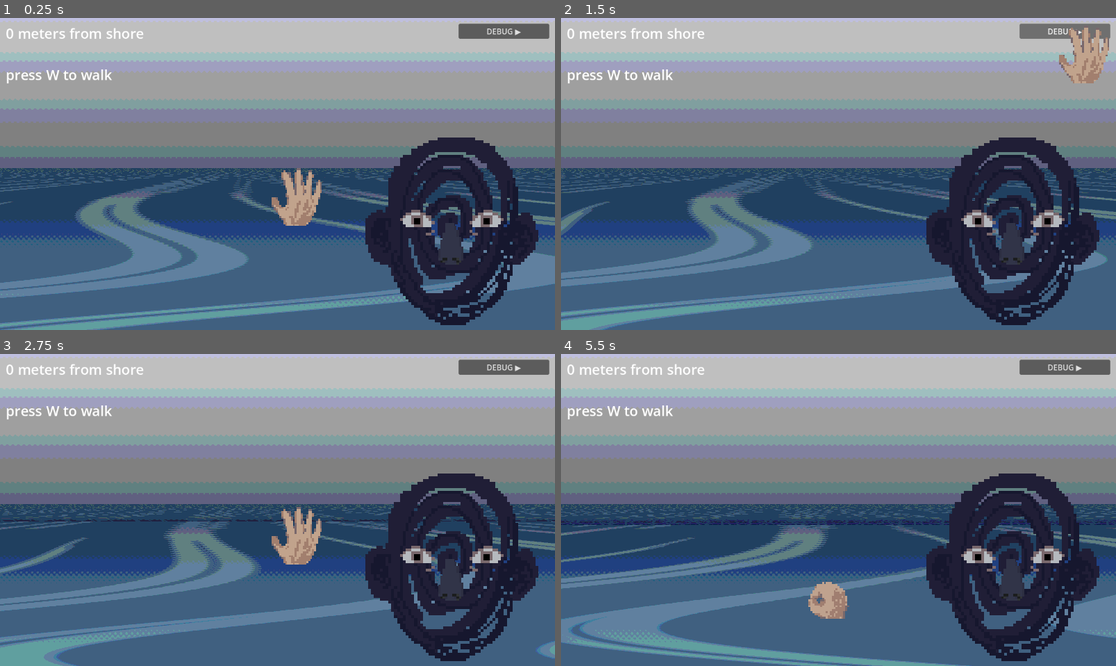
Above: before the commit, frames 1-4 (two rows, left to right).
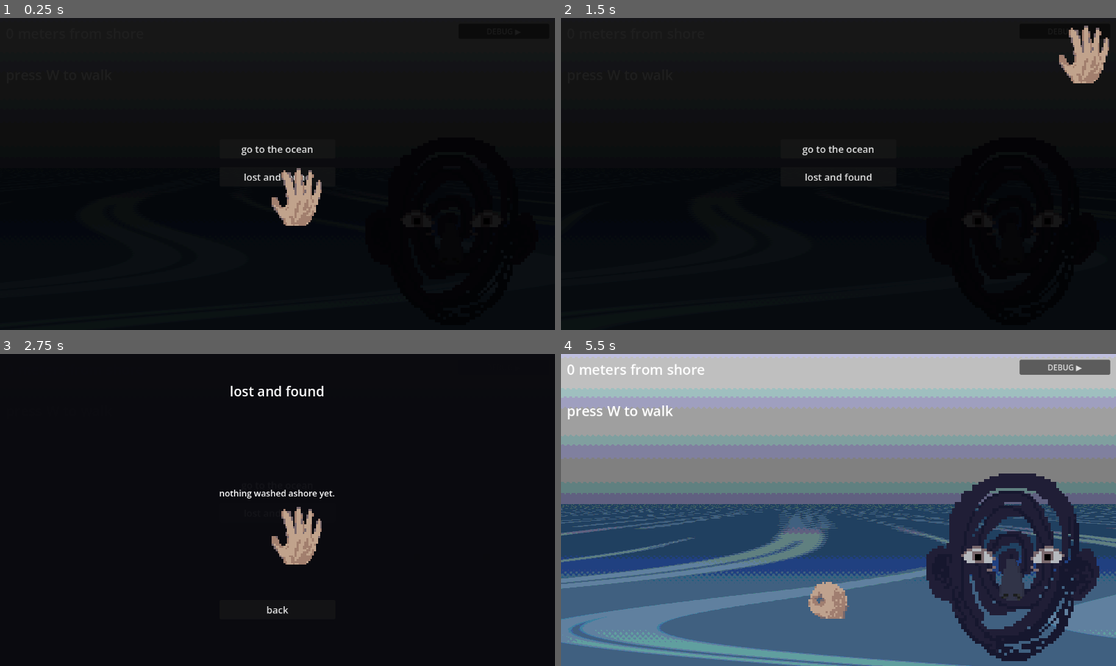
Above: after the commit, the same moments.

Repository: siyangsun/the-glimmering
Game: Godot game, scene res://scenes/Main.tscn
The game is run twice, just before and just after one commit, with the same random seed, the same clock (stepped at 60 frames per second) and the same inputs.
Inputs (mouse positions are in pixels of both pictures, inside the frame that each line leads up to):
- Up to frame 1 (0.25 s): no input
- Up to frame 2 (1.5 s): click "DEBUG ▶" at 0.5 s; click "DEBUG ▼" (after the commit: "DEBUG ▶") at 1.25 s
- Up to frame 3 (2.75 s): click (277, 513) at 2 s, where only the run after the commit has a clickable "lost and found"
- Up to frame 4 (5.5 s): click (838, 609) at 2.75 s, where only the run after the commit has a clickable "back"; click (838, 485) at 3.5 s, where only the run after the commit has a clickable "go to the ocean"; tap W (walk_forward) at 4.25 s; move the mouse to (960, 494) at 4.27 s; hold W (walk_forward) 4.28-5 s; tap E (blow_nose) at 4.35 s; click (960, 494) at 4.42 s; drag from (727, 525) to (810, 572) at 5.02 s

The runs differ from the first frame. In frame 1, 99% of the frame differs, in the area x 0-100%, y 0-100%; in frame 2, 99%; in frame 3, 99%; in frame 4, 1.2%.

Commit message:
wip item/powerup system
- ItemManager autoload: catalog, collect/enable, save to user://
- FloatingItem: bobs in 3D world, cursor hover/click to collect
- Menu screen before each run with lost and found option
- Lost and found screen: collected items with enable toggles
- Goggles item: 90% eye damage reduction, teal tint, worn sprite on face
- Debug panel: item spawn section with sprite buttons in styled box
- GameManager no longer auto-starts (waits for menu)

Co-Authored-By: Claude Sonnet 4.6 <noreply@anthropic.com>

Diff:
--- a/project.godot
+++ b/project.godot
@@ -22,6 +22,7 @@
 
 SignalBus="*res://scripts/autoloads/SignalBus.gd"
 GameManager="*res://scripts/autoloads/GameManager.gd"
+ItemManager="*res://scripts/autoloads/ItemManager.gd"
 DrownMeter="*res://scripts/autoloads/DrownMeter.gd"
 ImpairmentSystem="*res://scripts/autoloads/ImpairmentSystem.gd"
 StaggerSystem="*res://scripts/autoloads/StaggerSystem.gd"
--- a/scripts/Main.gd
+++ b/scripts/Main.gd
@@ -1,6 +1,15 @@
 extends Node
 
+# ── Item spawning ─────────────────────────────────────────────────────────────
+# Distances from shore at which items appear (ahead of the player by SPAWN_AHEAD).
+const SPAWN_AHEAD: float = 14.0
+var _spawn_distances: Array[float] = []
+var _active_items: Array[Node] = []
+
+# ── Persistent UI ─────────────────────────────────────────────────────────────
 var _flash_rect: ColorRect = null
+var _goggle_tint: ColorRect = null
+var _menu_layer: CanvasLayer = null
 
 func _ready() -> void:
 	_apply_font()
@@ -8,9 +17,296 @@
 	_build_vfx()
 	SignalBus.game_ended.connect(_on_game_ended)
 	SignalBus.wave_hit.connect(_on_wave_hit_flash)
-
-# The custom mouse cursor is owned entirely by the CursorManager autoload
-# (scripts/autoloads/CursorManager.gd); UI/FaceWidget drives it over the eyes.
+	SignalBus.game_reset.connect(_on_game_reset)
+	_show_menu()
+
+func _process(_delta: float) -> void:
+	if not GameManager.is_playing:
+		return
+	_update_item_spawns()
+	_update_goggle_tint()
+
+# ── Goggle overlay ────────────────────────────────────────────────────────────
+
+func _update_goggle_tint() -> void:
+	if _goggle_tint:
+		_goggle_tint.visible = ItemManager.is_enabled(&"goggles")
+
+# ── Item spawning ─────────────────────────────────────────────────────────────
+
+func _generate_spawn_distances() -> void:
+	_spawn_distances.clear()
+	# Two items per run at random distances between 15 and 85 m.
+	var positions: Array[float] = []
+	while positions.size() < 2:
+		var d: float = randf_range(15.0, 85.0)
+		var ok: bool = true
+		for p: float in positions:
+			if absf(p - d) < 15.0:
+				ok = false
+				break
+		if ok:
+			positions.append(d)
+	_spawn_distances = positions
+
+func _update_item_spawns() -> void:
+	var i: int = 0
+	while i < _spawn_distances.size():
+		if GameManager.distance + SPAWN_AHEAD >= _spawn_distances[i]:
+			_spawn_item_at(_spawn_distances[i])
+			_spawn_distances.remove_at(i)
+		else:
+			i += 1
+
+func _spawn_item_at(shore_dist: float) -> void:
+	var id: StringName = ItemManager.pick_for_spawn()
+	if id == &"":
+		return
+	var item: Node3D = load("res://scripts/world/FloatingItem.gd").new()
+	item.set("item_id", id)
+	item.set("distance_from_shore", shore_dist)
+	item.position = Vector3(randf_range(-1.5, 1.5), 0.0, -shore_dist)
+	add_child(item)
+	_active_items.append(item)
+
+func _clear_items() -> void:
+	for item: Node in _active_items:
+		if is_instance_valid(item):
+			item.queue_free()
+	_active_items.clear()
+	_spawn_distances.clear()
+
+# ── Menu ──────────────────────────────────────────────────────────────────────
+
+func _show_menu(end_msg: String = "") -> void:
+	if _menu_layer and is_instance_valid(_menu_layer):
+		_menu_layer.queue_free()
+
+	var font := _palatino()
+
+	_menu_layer = CanvasLayer.new()
+	_menu_layer.layer = 60
+	add_child(_menu_layer)
+
+	var bg := ColorRect.new()
+	bg.color = Color(0.0, 0.0, 0.0, 0.88)
+	bg.anchor_right  = 1.0
+	bg.anchor_bottom = 1.0
+	bg.mouse_filter  = Control.MOUSE_FILTER_STOP
+	_menu_layer.add_child(bg)
+
+	var center := Control.new()
+	center.anchor_right  = 1.0
+	center.anchor_bottom = 1.0
+	center.mouse_filter  = Control.MOUSE_FILTER_IGNORE
+	_menu_layer.add_child(center)
+
+	var top_offset: float = 0.42
+	if end_msg != "":
+		var end_label := Label.new()
+		end_label.text = end_msg
+		end_label.anchor_left   = 0.5
+		end_label.anchor_right  = 0.5
+		end_label.anchor_top    = 0.32
+		end_label.anchor_bottom = 0.32
+		end_label.offset_left   = -200.0
+		end_label.offset_right  =  200.0
+		end_label.offset_top    = -20.0
+		end_label.offset_bottom =  20.0
+		end_label.horizontal_alignment = HORIZONTAL_ALIGNMENT_CENTER
+		end_label.add_theme_font_override(&"font", font)
+		end_label.add_theme_font_size_override(&"font_size", 26)
+		center.add_child(end_label)
+		top_offset = 0.48
+
+	var btn_ocean := _make_menu_button("go to the ocean", font)
+	btn_ocean.anchor_top    = top_offset
+	btn_ocean.anchor_bottom = top_offset
+	btn_ocean.offset_top    = -20.0
+	btn_ocean.offset_bottom =  20.0
+	btn_ocean.pressed.connect(_on_go_to_ocean)
+	center.add_child(btn_ocean)
+
+	var btn_laf := _make_menu_button("lost and found", font)
+	btn_laf.anchor_top    = top_offset + 0.09
+	btn_laf.anchor_bottom = top_offset + 0.09
+	btn_laf.offset_top    = -20.0
+	btn_laf.offset_bottom =  20.0
+	btn_laf.pressed.connect(_show_lost_and_found)
+	center.add_child(btn_laf)
+
+func _on_go_to_ocean() -> void:
+	if _menu_layer and is_instance_valid(_menu_layer):
+		_menu_layer.queue_free()
+		_menu_layer = null
+	_clear_items()
+	_generate_spawn_distances()
+	DrownMeter.reset()
+	StaggerSystem.reset()
+	ImpairmentSystem.reset()
+	AudioManager.reset()
+	AudioManager.fade_out_elegy(0.5)
+	GameManager.reset()
+
+func _make_menu_button(txt: String, font: Font) -> Button:
+	var btn := Button.new()
+	btn.text = txt
+	btn.anchor_left   = 0.5
+	btn.anchor_right  = 0.5
+	btn.add_theme_font_override(&"font", font)
+	btn.add_theme_font_size_override(&"font_size", 20)
+	btn.offset_left   = -120.0
+	btn.offset_right  =  120.0
+	return btn
+
+# ── Lost and Found ────────────────────────────────────────────────────────────
+
+func _show_lost_and_found() -> void:
+	var font := _palatino()
+
+	var laf_layer := CanvasLayer.new()
+	laf_layer.layer = 61
+	add_child(laf_layer)
+
+	var bg := ColorRect.new()
+	bg.color = Color(0.04, 0.04, 0.06, 0.96)
+	bg.anchor_right  = 1.0
+	bg.anchor_bottom = 1.0
+	bg.mouse_filter  = Control.MOUSE_FILTER_STOP
+	laf_layer.add_child(bg)
+
+	var root := Control.new()
+	root.anchor_right  = 1.0
+	root.anchor_bottom = 1.0
+	root.mouse_filter  = Control.MOUSE_FILTER_IGNORE
+	laf_layer.add_child(root)
+
+	var title := Label.new()
+	title.text = "lost and found"
+	title.anchor_left   = 0.5
+	title.anchor_right  = 0.5
+	title.anchor_top    = 0.12
+	title.anchor_bottom = 0.12
+	title.offset_left   = -200.0
+	title.offset_right  =  200.0
+	title.offset_top    = -20.0
+	title.offset_bottom =  20.0
+	title.horizontal_alignment = HORIZONTAL_ALIGNMENT_CENTER
+	title.add_theme_font_override(&"font", font)
+	title.add_theme_font_size_override(&"font_size", 28)
+	root.add_child(title)
+
+	var item_y: float = 0.26
+	var has_items: bool = false
+
+	for id: StringName in ItemManager.CATALOG:
+		if not ItemManager.is_collected(id):
+			continue
+		has_items = true
+		var entry := _build_laf_entry(id, font, item_y)
+		root.add_child(entry)
+		item_y += 0.14
+
+	if not has_items:
+		var empty := Label.new()
+		empty.text = "nothing washed ashore yet."
+		empty.anchor_left   = 0.5
+		empty.anchor_right  = 0.5
+		empty.anchor_top    = 0.45
+		empty.anchor_bottom = 0.45
+		empty.offset_left   = -200.0
+		empty.offset_right  =  200.0
+		empty.offset_top    = -16.0
+		empty.offset_bottom =  16.0
+		empty.horizontal_alignment = HORIZONTAL_ALIGNMENT_CENTER
+		empty.add_theme_font_override(&"font", font)
+		empty.add_theme_font_size_override(&"font_size", 18)
+		root.add_child(empty)
+
+	var btn_back := _make_menu_button("back", font)
+	btn_back.anchor_top    = 0.82
+	btn_back.anchor_bottom = 0.82
+	btn_back.offset_top    = -20.0
+	btn_back.offset_bottom =  20.0
+	btn_back.pressed.connect(laf_layer.queue_free)
+	root.add_child(btn_back)
+
+func _build_laf_entry(id: StringName, font: Font, anchor_top: float) -> Control:
+	var catalog: Dictionary = ItemManager.CATALOG
+	var info: Dictionary = catalog[id]
+	var entry := Control.new()
+	entry.anchor_left   = 0.5
+	entry.anchor_right  = 0.5
+	entry.anchor_top    = anchor_top
+	entry.anchor_bottom = anchor_top
+	entry.offset_left   = -220.0
+	entry.offset_right  =  220.0
+	entry.offset_top    = -30.0
+	entry.offset_bottom =  30.0
+	entry.mouse_filter  = Control.MOUSE_FILTER_IGNORE
+
+	# Item sprite
+	var tex_path: String = info["sprite"]
+	if ResourceLoader.exists(tex_path):
+		var icon := TextureRect.new()
+		icon.texture = load(tex_path)
+		icon.texture_filter = CanvasItem.TEXTURE_FILTER_NEAREST
+		icon.stretch_mode = TextureRect.STRETCH_KEEP_ASPECT_CENTERED
+		icon.offset_left   = -220.0
+		icon.offset_top    = -24.0
+		icon.offset_right  = -160.0
+		icon.offset_bottom =  24.0
+		entry.add_child(icon)
+
+	# Name + description
+	var name_label := Label.new()
+	name_label.text = info["name"]
+	name_label.offset_left   = -148.0
+	name_label.offset_top    = -28.0
+	name_label.offset_right  =  140.0
+	name_label.offset_bottom = -4.0
+	name_label.add_theme_font_override(&"font", font)
+	name_label.add_theme_font_size_override(&"font_size", 18)
+	entry.add_child(name_label)
+
+	var desc_label := Label.new()
+	desc_label.text = info["description"]
+	desc_label.offset_left   = -148.0
+	desc_label.offset_top    =  0.0
+	desc_label.offset_right  =  140.0
+	desc_label.offset_bottom =  28.0
+	desc_label.add_theme_font_override(&"font", font)
+	desc_label.add_theme_font_size_override(&"font_size", 13)
+	desc_label.modulate = Color(0.7, 0.7, 0.7)
+	entry.add_child(desc_label)
+
+	# Enable toggle
+	var toggle := CheckBox.new()
+	toggle.button_pressed = ItemManager.is_enabled(id)
+	toggle.offset_left   =  148.0
+	toggle.offset_top    = -16.0
+	toggle.offset_right  =  220.0
+	toggle.offset_bottom =  16.0
+	toggle.add_theme_font_override(&"font", font)
+	toggle.toggled.connect(func(on: bool) -> void: ItemManager.set_enabled(id, on))
+	entry.add_child(toggle)
+
+	return entry
+
+# ── Game lifecycle ────────────────────────────────────────────────────────────
+
+func _on_game_ended(ending: StringName) -> void:
+	_clear_items()
+	await get_tree().create_timer(1.8).timeout
+	var msg: String = "you drowned." if ending == &"drown" else "you have arrived."
+	if ending == &"drown":
+		AudioManager.play_elegy_loop()
+	_show_menu(msg)
+
+func _on_game_reset() -> void:
+	pass  # item spawning is re-seeded in _on_go_to_ocean
+
+# ── VFX & world ───────────────────────────────────────────────────────────────
 
 func _on_wave_hit_flash(wave_data: WaveData) -> void:
 	var eff_h: float = WavePhysics.effective_height(wave_data.height, GameManager.water_level())
@@ -25,10 +321,6 @@
 	tween.tween_property(_flash_rect, "color:a", 0.0, 0.45)
 
 func _build_vfx() -> void:
-	# BackBufferCopy and EyeEffect live inside RenderLayer — the same CanvasLayer
-	# as WaveRenderer2D, added after it. hint_screen_texture only reliably captures
-	# content rendered earlier in the same layer's pass.
-	# EyeEffect renders above BlindOverlay (layer 9) so distortion doesn't reach it.
 	var eye_layer := CanvasLayer.new()
 	eye_layer.layer = 10
 	add_child(eye_layer)
@@ -36,7 +328,6 @@
 	eye_rect.set_script(preload("res://scripts/ui/EyeEffect.gd"))
 	eye_layer.add_child(eye_rect)
 
-	# Blind overlay — plain dark gray, no shader, handles 100% eye damage.
 	var blind_layer := CanvasLayer.new()
 	blind_layer.layer = 9
 	add_child(blind_layer)
@@ -44,7 +335,6 @@
 	blind_rect.set_script(preload("res://scripts/ui/BlindOverlay.gd"))
 	blind_layer.add_child(blind_rect)
 
-	# White flash on tall wave impact
 	var flash_layer := CanvasLayer.new()
 	flash_layer.layer = 12
 	add_child(flash_layer)
@@ -53,70 +343,20 @@
 	_flash_rect.mouse_filter = Control.MOUSE_FILTER_IGNORE
 	flash_layer.add_child(_flash_rect)
 
-func _on_game_ended(ending: StringName) -> void:
-	await get_tree().create_timer(1.5).timeout
-	_show_end_screen(ending)
-
-func _show_end_screen(ending: StringName) -> void:
-	var layer := CanvasLayer.new()
-	layer.layer = 50
-	add_child(layer)
-
-	var bg := ColorRect.new()
-	bg.color = Color(0.0, 0.0, 0.0, 0.75)
-	bg.anchor_right = 1.0
-	bg.anchor_bottom = 1.0
-	layer.add_child(bg)
-
-	var font := SystemFont.new()
-	font.font_names = PackedStringArray(["Palatino Linotype"])
-
-	if ending == &"drown":
-		AudioManager.play_elegy_loop()
-
-	var msg := Label.new()
-	msg.text = "you drowned." if ending == &"drown" else "you have arrived."
-	msg.anchor_left   = 0.5
-	msg.anchor_right  = 0.5
-	msg.anchor_top    = 0.4
-	msg.anchor_bottom = 0.4
-	msg.offset_left   = -200.0
-	msg.offset_right  =  200.0
-	msg.offset_top    = -30.0
-	msg.offset_bottom =  30.0
-	msg.horizontal_alignment = HORIZONTAL_ALIGNMENT_CENTER
-	msg.add_theme_font_override(&"font", font)
-	msg.add_theme_font_size_override(&"font_size", 28)
-	layer.add_child(msg)
-
-	var btn := Button.new()
-	btn.text = "again"
-	btn.anchor_left   = 0.5
-	btn.anchor_right  = 0.5
-	btn.anchor_top    = 0.55
-	btn.anchor_bottom = 0.55
-	btn.offset_left   = -60.0
-	btn.offset_right  =  60.0
-	btn.offset_top    = -20.0
-	btn.offset_bottom =  20.0
-	btn.add_theme_font_override(&"font", font)
-	btn.pressed.connect(func() -> void:
-		layer.queue_free()
-		AudioManager.fade_out_elegy(1.0)
-		if ending == &"arrival":
-			AudioManager.play_you_dare_return()
-		GameManager.reset()
-		DrownMeter.reset()
-		StaggerSystem.reset()
-		ImpairmentSystem.reset()
-		AudioManager.reset()
-	)
-	layer.add_child(btn)
+	# Goggle tint — teal overlay, visible only when goggles are enabled.
+	var goggle_layer := CanvasLayer.new()
+	goggle_layer.layer = 11
+	add_child(goggle_layer)
+	_goggle_tint = ColorRect.new()
+	_goggle_tint.color = Color(0.10, 0.55, 0.62, 0.22)
+	_goggle_tint.anchor_right  = 1.0
+	_goggle_tint.anchor_bottom = 1.0
+	_goggle_tint.mouse_filter  = Control.MOUSE_FILTER_IGNORE
+	_goggle_tint.visible = false
+	goggle_layer.add_child(_goggle_tint)
 
 func _apply_font() -> void:
-	var font := SystemFont.new()
-	font.font_names = PackedStringArray(["Palatino Linotype"])
-	# Wait one frame so all scene nodes are in the tree before traversing.
+	var font := _palatino()
 	await get_tree().process_frame
 	_set_font_recursive(get_tree().root, font)
 
@@ -125,6 +365,11 @@
 		(node as Label).add_theme_font_override(&"font", font)
 	for child in node.get_children():
 		_set_font_recursive(child, font)
+
+func _palatino() -> SystemFont:
+	var font := SystemFont.new()
+	font.font_names = PackedStringArray(["Palatino Linotype"])
+	return font
 
 func _build_world() -> void:
 	var env_node := WorldEnvironment.new()
--- a/scripts/autoloads/GameManager.gd
+++ b/scripts/autoloads/GameManager.gd
@@ -13,7 +13,7 @@
 
 func _ready() -> void:
 	SignalBus.game_ended.connect(_on_game_ended)
-	is_playing = true
+	is_playing = false
 
 func _process(delta: float) -> void:
 	if not is_playing:
--- a/scripts/autoloads/ImpairmentSystem.gd
+++ b/scripts/autoloads/ImpairmentSystem.gd
@@ -55,7 +55,8 @@
 	var effective_height: float = wave_data.height + GameManager.water_level()
 
 	if wave_data.height >= 0.5 * unsubmerged_h:
-		var eye_dmg: float = wave_data.force * EYE_DAMAGE_PER_FORCE * (SHIELD_FACTOR if eyes_shielded else 1.0)
+		var goggle_factor: float = 0.1 if ItemManager.is_enabled(&"goggles") else 1.0
+		var eye_dmg: float = wave_data.force * EYE_DAMAGE_PER_FORCE * (SHIELD_FACTOR if eyes_shielded else 1.0) * goggle_factor
 		eyes_value = minf(eyes_value + eye_dmg, EYE_MAX)
 
 	if effective_height >= EAR_NOSE_THRESHOLD * player_h:
--- /dev/null
+++ b/scripts/autoloads/ItemManager.gd
@@ -0,0 +1,75 @@
+extends Node
+
+const CATALOG: Dictionary = {
+	&"goggles": {
+		"name": "goggles",
+		"description": "keeps the water out of your eyes.",
+		"sprite": "res://assets/sprites/items/goggles.png",
+	},
+}
+
+const SAVE_PATH: String = "user://lost_and_found.json"
+
+var collected: Array[StringName] = []
+var enabled:   Array[StringName] = []
+
+func _ready() -> void:
+	_load()
+
+func is_collected(id: StringName) -> bool:
+	return id in collected
+
+func is_enabled(id: StringName) -> bool:
+	return id in enabled
+
+func collect(id: StringName) -> void:
+	if not is_collected(id):
+		collected.append(id)
+		_save()
+	SignalBus.item_collected.emit(id)
+
+func set_enabled(id: StringName, state: bool) -> void:
+	if state and not is_enabled(id):
+		enabled.append(id)
+	elif not state:
+		enabled.erase(id)
+
+func pick_for_spawn() -> StringName:
+	# Prefer uncollected items; fall back to any catalog entry.
+	var uncollected: Array[StringName] = []
+	for id: StringName in CATALOG:
+		if not is_collected(id):
+			uncollected.append(id)
+	var pool: Array[StringName] = uncollected if not uncollected.is_empty() else []
+	for id: StringName in CATALOG:
+		pool.append(id)
+	if pool.is_empty():
+		return &""
+	return pool[randi() % pool.size()]
+
+func _save() -> void:
+	var data: Dictionary = {
+		"collected": collected.map(func(x: StringName) -> String: return str(x)),
+	}
+	var file := FileAccess.open(SAVE_PATH, FileAccess.WRITE)
+	if file:
+		file.store_string(JSON.stringify(data))
+		file.close()
+
+func _load() -> void:
+	if not FileAccess.file_exists(SAVE_PATH):
+		return
+	var file := FileAccess.open(SAVE_PATH, FileAccess.READ)
+	if not file:
+		return
+	var text: String = file.get_as_text()
+	file.close()
+	var result: Variant = JSON.parse_string(text)
+	if not result is Dictionary:
+		return
+	var data: Dictionary = result as Dictionary
+	if data.has("collected"):
+		for s: Variant in data["collected"]:
+			var id: StringName = StringName(str(s))
+			if id in CATALOG and not is_collected(id):
+				collected.append(id)
--- a/scripts/autoloads/SignalBus.gd
+++ b/scripts/autoloads/SignalBus.gd
@@ -7,3 +7,4 @@
 signal game_reset
 signal knocked_down
 signal stood_up
+signal item_collected(id: StringName)
--- a/scripts/ui/DebugPanel.gd
+++ b/scripts/ui/DebugPanel.gd
@@ -6,12 +6,14 @@
 var _expanded: bool = false
 var _toggle_btn: Button
 var _wave_btns: Array[Button] = []
+var _item_panel: Control = null
 
 func _ready() -> void:
 	SignalBus.wave_hit.connect(_on_wave_hit)
 	_label.visible = false
 	_add_toggle_button()
 	_add_wave_buttons()
+	_add_item_section()
 
 func _add_toggle_button() -> void:
 	_toggle_btn = Button.new()
@@ -31,8 +33,10 @@
 	_expanded = not _expanded
 	_toggle_btn.text = "DEBUG ▼" if _expanded else "DEBUG ▶"
 	_label.visible = _expanded
-	for btn in _wave_btns:
+	for btn: Button in _wave_btns:
 		btn.visible = _expanded
+	if _item_panel:
+		_item_panel.visible = _expanded
 	queue_redraw()
 
 func _on_wave_hit(data: WaveData) -> void:
@@ -93,3 +97,85 @@
 	var spawner: Node = get_tree().root.find_child("WaveSpawner", true, false)
 	if spawner:
 		spawner.spawn_wave_eff_frac(eff_h_frac)
+
+# ── Item spawn section ────────────────────────────────────────────────────────
+
+func _add_item_section() -> void:
+	const BTN_SIZE: float  = 56.0
+	const PAD: float       = 8.0
+	const HEADER_H: float  = 20.0
+	const SECTION_TOP: float = 346.0  # below last wave button (bottom=330)
+
+	var ids: Array = ItemManager.CATALOG.keys()
+	if ids.is_empty():
+		return
+
+	var count: int = ids.size()
+	var panel_w: float = PAD + float(count) * BTN_SIZE + float(count - 1) * PAD + PAD
+	var panel_h: float = PAD + HEADER_H + PAD + BTN_SIZE + PAD
+
+	var style := StyleBoxFlat.new()
+	style.bg_color    = Color(0.0, 0.0, 0.0, 0.55)
+	style.border_width_left   = 1
+	style.border_width_right  = 1
+	style.border_width_top    = 1
+	style.border_width_bottom = 1
+	style.border_color = Color(1.0, 1.0, 1.0, 1.0)
+
+	var panel := Panel.new()
+	panel.visible       = false
+	panel.anchor_left   = 1.0
+	panel.anchor_right  = 1.0
+	panel.anchor_top    = 0.0
+	panel.anchor_bottom = 0.0
+	panel.offset_left   = -(panel_w + 12.0)
+	panel.offset_right  = -12.0
+	panel.offset_top    = SECTION_TOP
+	panel.offset_bottom = SECTION_TOP + panel_h
+	panel.add_theme_stylebox_override(&"panel", style)
+	add_child(panel)
+	_item_panel = panel
+
+	var header := Label.new()
+	header.text     = "spawn item"
+	header.position = Vector2(PAD, PAD)
+	header.size     = Vector2(panel_w - PAD * 2.0, HEADER_H)
+	header.add_theme_font_size_override(&"font_size", 11)
+	panel.add_child(header)
+
+	for i: int in ids.size():
+		var id: StringName       = ids[i]
+		var info: Dictionary     = ItemManager.CATALOG[id]
+		var tex_path: String     = info["sprite"]
+		var captured_id: StringName = id
+		var bx: float = PAD + float(i) * (BTN_SIZE + PAD)
+		var by: float = PAD + HEADER_H + PAD
+
+		if ResourceLoader.exists(tex_path):
+			var tex_btn := TextureButton.new()
+			tex_btn.texture_normal = load(tex_path)
+			tex_btn.texture_filter = CanvasItem.TEXTURE_FILTER_NEAREST
+			tex_btn.stretch_mode   = TextureButton.STRETCH_KEEP_ASPECT_CENTERED
+			tex_btn.position       = Vector2(bx, by)
+			tex_btn.size           = Vector2(BTN_SIZE, BTN_SIZE)
+			tex_btn.tooltip_text   = info["name"]
+			tex_btn.pressed.connect(func() -> void: _spawn_item_debug(captured_id))
+			panel.add_child(tex_btn)
+		else:
+			var btn := Button.new()
+			btn.text     = info["name"]
+			btn.position = Vector2(bx, by)
+			btn.size     = Vector2(BTN_SIZE, BTN_SIZE)
+			btn.pressed.connect(func() -> void: _spawn_item_debug(captured_id))
+			panel.add_child(btn)
+
+func _spawn_item_debug(id: StringName) -> void:
+	var main: Node = get_tree().root.get_node_or_null("Main")
+	if not main:
+		return
+	var dist: float = GameManager.distance + 5.0
+	var item: Node3D = load("res://scripts/world/FloatingItem.gd").new()
+	item.set("item_id", id)
+	item.set("distance_from_shore", dist)
+	item.position = Vector3(0.0, 0.0, -(GameManager.distance + 5.0))
+	main.add_child(item)
--- a/scripts/ui/FaceWidget.gd
+++ b/scripts/ui/FaceWidget.gd
@@ -43,6 +43,7 @@
 var _eyewater_r: TextureRect
 var _nose_sprite: TextureRect
 
+var _gogglesworn: TextureRect
 var _eyes_shut: bool = false
 var _nose_particles: CPUParticles2D
 var _left_ear_particles: CPUParticles2D
@@ -75,6 +76,8 @@
 	add_child(_eyewater_l)
 	add_child(_eyewater_r)
 	add_child(_nose_sprite)
+	_gogglesworn = _make_sprite(load("res://assets/sprites/gogglesworn.png"), FACE_SCALE)
+	add_child(_gogglesworn)
 
 	_nose_particles = _make_particles(Vector2(0.0, 1.0), 50.0, 10)
 	_left_ear_particles  = _make_particles(Vector2(-1.0, 0.3), 35.0, 6)
@@ -169,6 +172,7 @@
 	_eyewater_l.position  = _eye_l.position
 	_eyewater_r.position  = _eye_r.position
 	_nose_sprite.position = origin + NOSE_CENTER * FACE_SCALE - _NOSE_PX * NOSE_SCALE * 0.5
+	_gogglesworn.position = origin
 
 	var l: Rect2 = Rect2(_eye_l.position, _EYE_PX * EYE_SCALE)
 	var r: Rect2 = Rect2(_eye_r.position, _EYE_PX * EYE_SCALE)
@@ -195,6 +199,7 @@
 	var wet: bool = ImpairmentSystem.eyes_value > 0.0
 	_eyewater_l.visible = wet
 	_eyewater_r.visible = wet
+	_gogglesworn.visible = ItemManager.is_enabled(&"goggles")
 
 	_nose_particles.amount = clampi(roundi(DrownMeter.value * 18.0), 2, 18)
 	_nose_particles.emitting = DrownMeter.value > 0.0
--- /dev/null
+++ b/scripts/world/FloatingItem.gd
@@ -0,0 +1,89 @@
+extends Node3D
+
+const BOB_AMP: float    = 0.06
+const BOB_FREQ: float   = 0.7
+const HOVER_RADIUS: float = 48.0   # screen pixels
+
+var item_id: StringName    = &""
+var distance_from_shore: float = 0.0
+
+var _bob_phase: float  = 0.0
+var _collected: bool   = false
+var _screen_pos: Vector2 = Vector2(-9999.0, -9999.0)
+var _cursor_id: StringName = &""
+var _visual: Node3D = null
+
+func _ready() -> void:
+	_bob_phase = randf() * TAU
+	_cursor_id = StringName("item_" + str(item_id))
+	_build_visual()
+
+func _build_visual() -> void:
+	var catalog: Dictionary = ItemManager.CATALOG
+	if item_id in catalog:
+		var tex_path: String = catalog[item_id]["sprite"]
+		if ResourceLoader.exists(tex_path):
+			var sprite := Sprite3D.new()
+			sprite.texture = load(tex_path)
+			sprite.billboard = BaseMaterial3D.BILLBOARD_ENABLED
+			sprite.pixel_size = 0.012
+			sprite.texture_filter = BaseMaterial3D.TEXTURE_FILTER_NEAREST
+			add_child(sprite)
+			_visual = sprite
+			return
+	# Fallback placeholder — large bright box so it's obvious in testing.
+	var mat := StandardMaterial3D.new()
+	mat.albedo_color = Color(1.0, 0.9, 0.2)
+	mat.shading_mode = BaseMaterial3D.SHADING_MODE_UNSHADED
+	var mesh_inst := MeshInstance3D.new()
+	var box := BoxMesh.new()
+	box.size = Vector3(0.5, 0.5, 0.5)
+	mesh_inst.mesh = box
+	mesh_inst.material_override = mat
+	add_child(mesh_inst)
+	_visual = mesh_inst
+
+func _process(delta: float) -> void:
+	if _collected:
+		return
+	_bob_phase += delta * BOB_FREQ * TAU
+	var water_y: float = (distance_from_shore / GameManager.GOAL_DISTANCE) * GameManager.WATER_LEVEL_MAX
+	position.y = water_y + sin(_bob_phase) * BOB_AMP
+
+	var cam: Camera3D = get_viewport().get_camera_3d()
+	if not cam or cam.is_position_behind(global_position):
+		CursorManager.release(_cursor_id)
+		_screen_pos = Vector2(-9999.0, -9999.0)
+		return
+
+	_screen_pos = cam.unproject_position(global_position)
+	var mouse: Vector2 = get_viewport().get_mouse_position()
+	if mouse.distance_to(_screen_pos) <= HOVER_RADIUS:
+		CursorManager.request(_cursor_id, &"reach", 15)
+	else:
+		CursorManager.release(_cursor_id)
+
+func _input(event: InputEvent) -> void:
+	if _collected:
+		return
+	if not event is InputEventMouseButton:
+		return
+	var mb := event as InputEventMouseButton
+	if mb.button_index != MOUSE_BUTTON_LEFT or not mb.pressed:
+		return
+	if mb.position.distance_to(_screen_pos) <= HOVER_RADIUS:
+		_collect()
+
+func _collect() -> void:
+	_collected = true
+	CursorManager.release(_cursor_id)
+	ItemManager.collect(item_id)
+	AudioManager.play_stinger_good()
+	if _visual:
+		var tween := create_tween()
+		tween.tween_property(self, "position:y", position.y + 0.4, 0.45).set_ease(Tween.EASE_OUT)
+		if _visual is Sprite3D:
+			tween.parallel().tween_property(_visual as Sprite3D, "modulate:a", 0.0, 0.35)
+		tween.tween_callback(queue_free)
+	else:
+		queue_free()
Binary file added: assets/sprites/goggles.png
Not shown, added: assets/sprites/goggles.png.import
Binary file added: assets/sprites/gogglesworn.png
Not shown, added: assets/sprites/gogglesworn.png.import
Binary file changed: assets/sprites/pinch.png
Binary file changed: assets/sprites/pinch2.png
